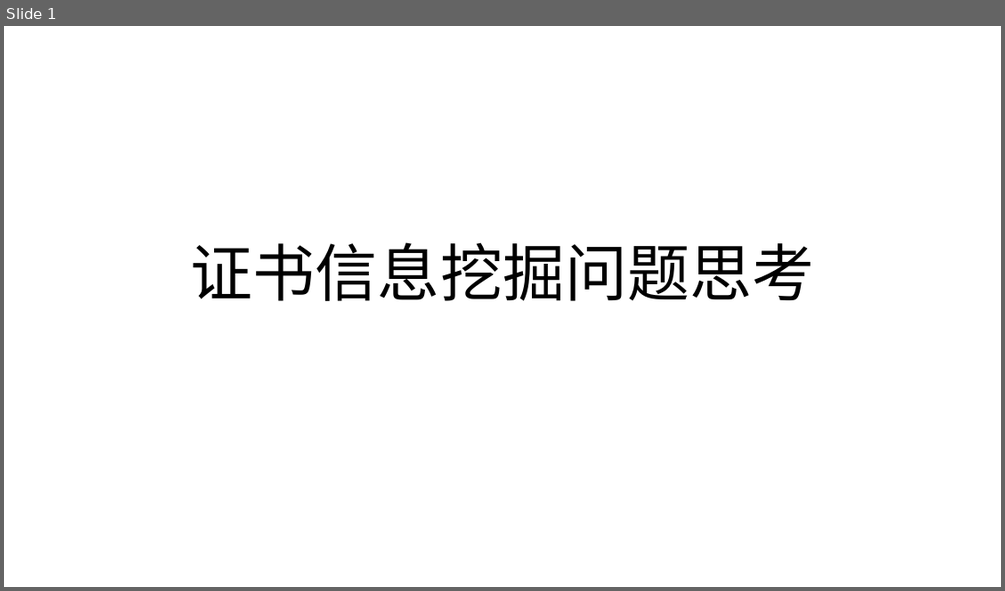
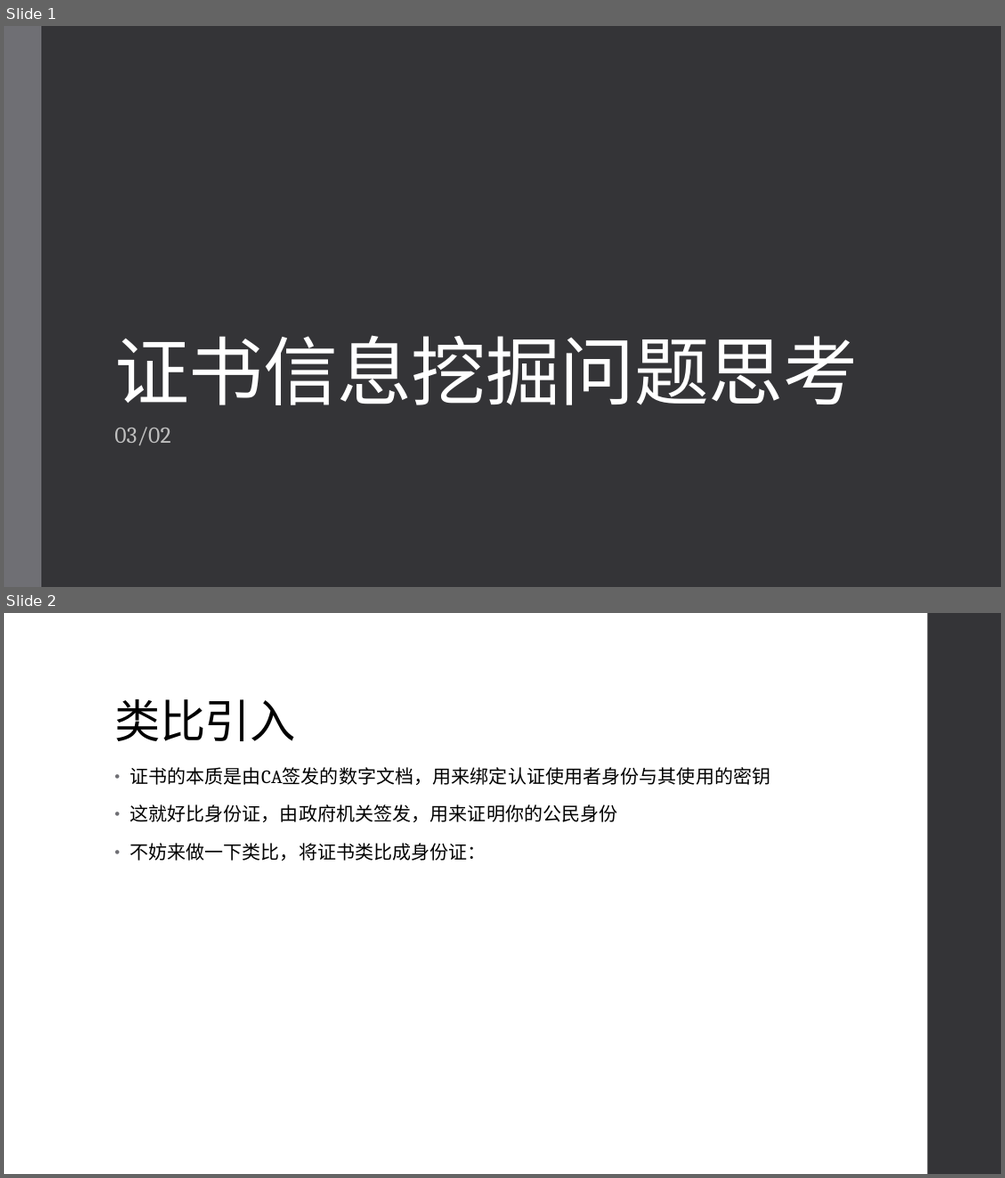
Before and after one commit to netsyscode/SSL-TLS-Certificate, a slide deck: 研究问题思考.pptx. Shown one above the other, each under a label of ours: slide 1 before the commit, slides 1 and 2 after it. The pictures are 1005x591 and 1005x1178 pixels, drawn with LibreOffice and Linux fonts; fonts in the diff are those of the drawing. Boxes give left, top, right and bottom in pixels: in the first picture for what was removed or moved away, otherwise in the second. Text is boxed around its words. In the diff, an @@ line names an element or a change of style, - is before the commit and + after.

```diff
--- a/研究问题思考.pptx
+++ b/研究问题思考.pptx
@@ slide 2 added at (4, 613, 1001, 1174), background #FFFFFF @@
@@ rectangle added at (928, 613, 1001, 1174), fill #353537 @@
@@ title added at (114, 699, 296, 741), 44 pt, text #000000 @@
+类比引入
@@ text added at (129, 767, 770, 860), 18 pt, text #000000 @@
+• 证书的本质是由CA签发的数字文档，用来绑定认证使用者身份与其使用的密钥
+• 这就好比身份证，由政府机关签发，用来证明你的公民身份
+• 不妨来做一下类比，将证书类比成身份证：
@@ slide 1 changed as well @@
@@ background #FFFFFF to #353537 @@
@@ rectangle added at (4, 26, 41, 587), fill #6F6F74 @@
@@ title "证书信息挖掘问题思考": place and size @@
-title "证书信息挖掘问题思考" at (191, 242, 814, 301)
+title "证书信息挖掘问题思考" at (114, 335, 858, 405)
@@ title "证书信息挖掘问题思考" at (114, 335, 858, 405): size 60 to 72 pt, font Calibri to Cambria, text colour #000000 to #FFFFFF, letter spacing 0 to -0.5 pt; alignment centre to left; line spacing 0.9 to 0.85 @@
@@ subtitle added at (114, 426, 170, 445), 22 pt, text #BFBFBF @@
+03/02
```
Also in this commit, not shown: 1 other slide changed, 12 other slides added, 1 slide removed.
